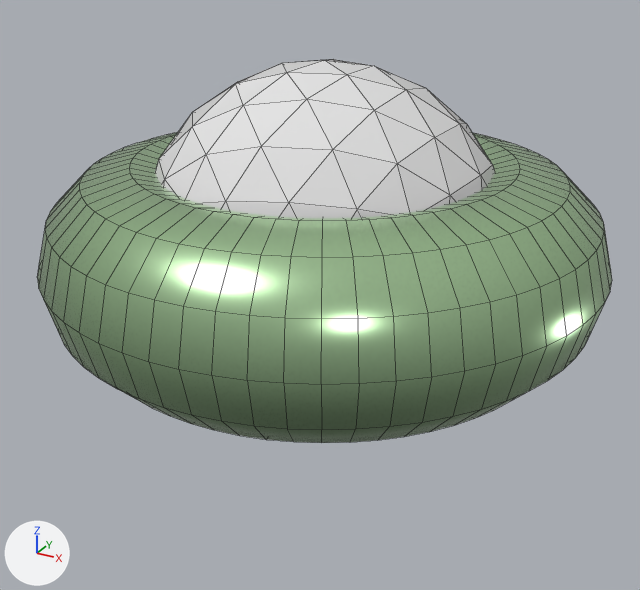
Before and after pictures for a commit that changed the OBJ model demo/assets/simple_objects_lod.obj.
Camera for both pictures: a 50 mm lens placed at (2.16, -3.98, 1.71), pointed at (0.03, -0.1, -0.23). Lighting does not change. The marker at lower left points along +X, +Y and +Z. Mesh edges are drawn as thin lines. Objects named as collision shapes, trigger or cutter boxes, shadow casters or lower levels of detail are left out. Where no turn or scale is listed for an object, it has been applied to the vertices.

In view in the first picture: 'Icosphere_LOD0', 'Torus_LOD0'.
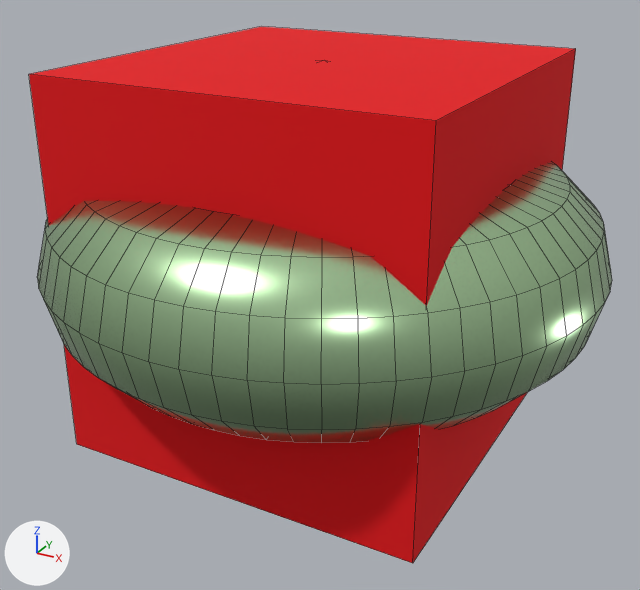
The change, as a list of edits to the scene's bpy script:
```text
Add mat_cubemat:
    mat_cubemat = principled_material('CubeMat')
    mat_cubemat.base_color = (0.8, 0.0, 0.00298)  # red #e7000a
    mat_cubemat.roughness = 1.0
Add me_cube_lod0:
    me_cube_lod0.from_pydata(...)  # a box spanning x -1.0..1.0, y -1.0..1.0, z -1.0..1.0
    me_cube_lod0.materials.append(mat_cubemat)  # red #e7000a
Add ob_cube_lod0:
    ob_cube_lod0 = bpy.data.objects.new('Cube_LOD0', me_cube_lod0)
    ob_cube_lod0.location = (0.0, 0.0, 0.0)
```

Changed parts and their boxes [x1, y1, x2, y2] in the pictures (640 x 590 px):
'Cube_LOD0', added (red): after [29, 27, 576, 563]
'Icosphere_LOD0', unchanged, covered by the edit: before [155, 59, 495, 218]
